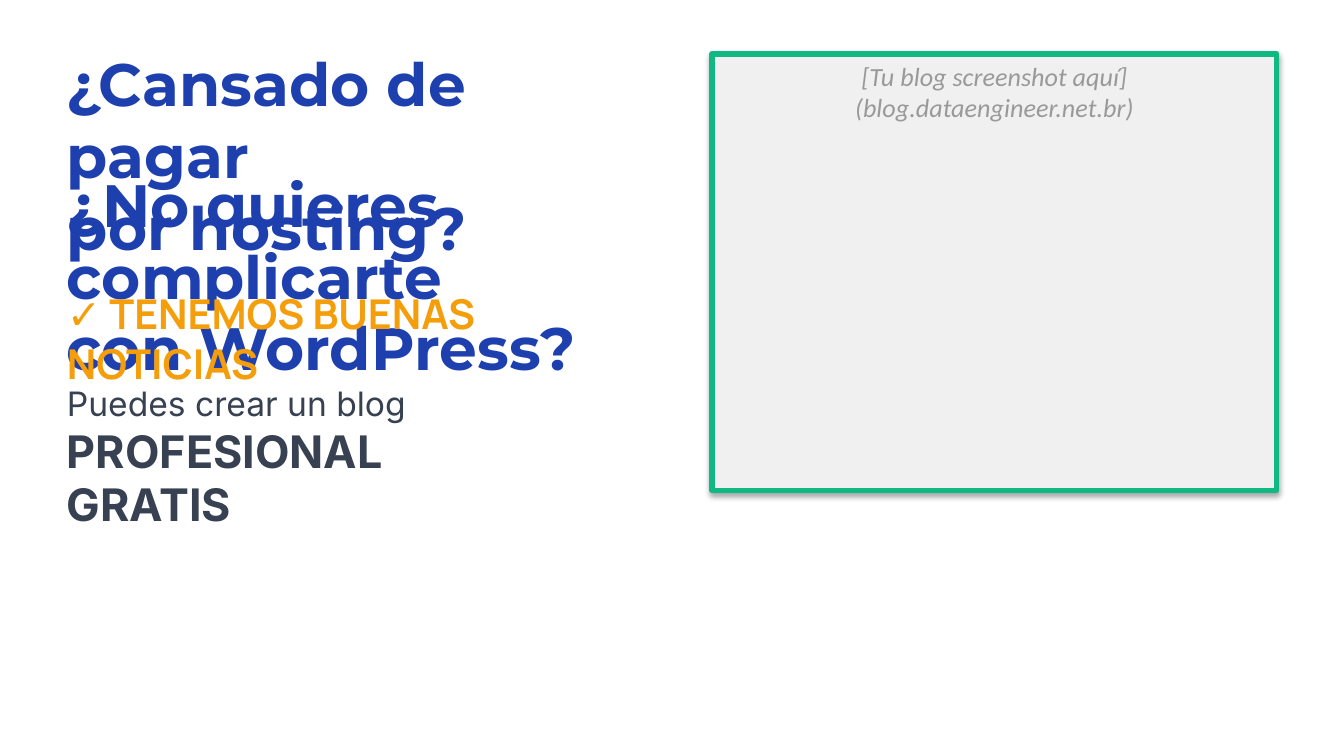
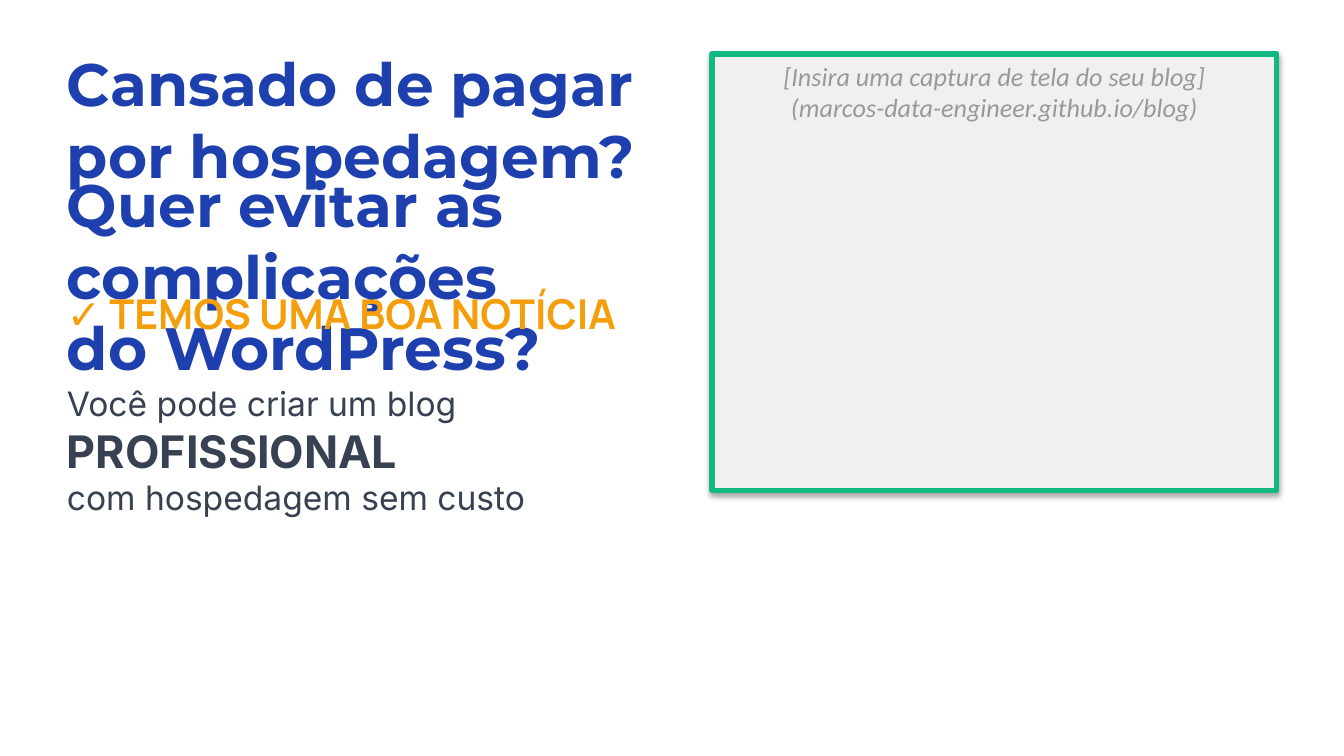
Before and after one commit to marcos-data-engineer/blog, a slide deck: slide 2 of _course_production/M00_Introducao/apresentacao_final.pptx. Drawn at 1344x756 pixels with LibreOffice and Linux fonts; fonts in the diff are those of the drawing. Boxes give left, top, right and bottom in pixels: in the first picture for what was removed or moved away, otherwise in the second. Text is boxed around its words. In the diff, an @@ line names an element or a change of style, - is before the commit and + after.

Commit message:
feat: Update site content and localization
- Translated "About" page to Portuguese and updated author information.
- Enhanced blog enhancements script for better user experience with localized text.
- Updated privacy policy to reflect data collection practices and compliance with LGPD.
- Added localization support for Portuguese in the site structure.
- Updated custom styles in SCSS for improved design consistency.
- Added new dependencies in requirements.txt for additional functionality.
- Removed unnecessary robots.txt file.
- Updated AI post generation script to reflect new blog title and content guidelines.
- Added author data configuration for better content management.
- Configured stylelint for SCSS to enforce coding standards.

```diff
--- a/_course_production/M00_Introducao/apresentacao_final.pptx
+++ b/_course_production/M00_Introducao/apresentacao_final.pptx
@@ text at bbox=[67, 61, 634, 192]: text changed @@
-¿Cansado de pagar
-por hosting?
+Cansado de pagar
+por hospedagem?
@@ text in rectangle at bbox=[783, 67, 1205, 122]: text changed @@
-[Tu blog screenshot aquí]
-(blog.dataengineer.net.br)
+[Insira uma captura de tela do seu blog]
+(marcos-data-engineer.github.io/blog)
@@ text at bbox=[67, 169, 540, 371]: text changed @@
-¿No quieres complicarte
-con WordPress?
+Quer evitar as complicações
+do WordPress?
@@ text at bbox=[109, 291, 616, 341]: text changed @@
-✓ TENEMOS BUENAS NOTICIAS
+✓ TEMOS UMA BOA NOTÍCIA
@@ text at bbox=[67, 390, 525, 518]: text changed @@
-Puedes crear un blog
-PROFESIONAL
-GRATIS
+Você pode criar um blog
+PROFISSIONAL
+com hospedagem sem custo
```
Also in this commit, not shown: 8 other slides changed, 3 slides added, 3 slides removed, 32 other files.
